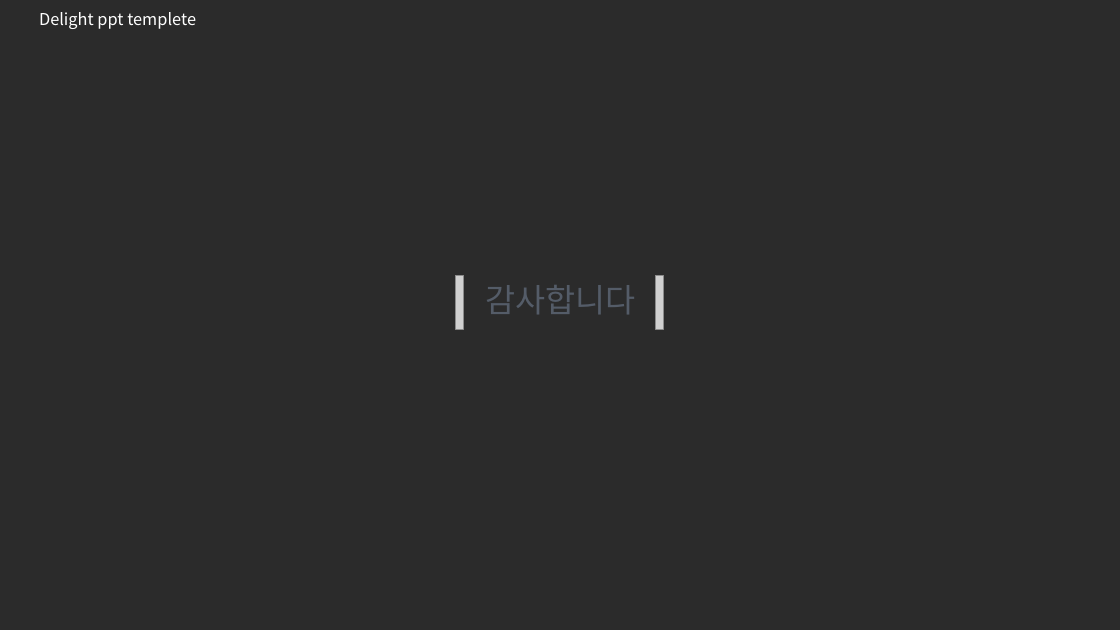
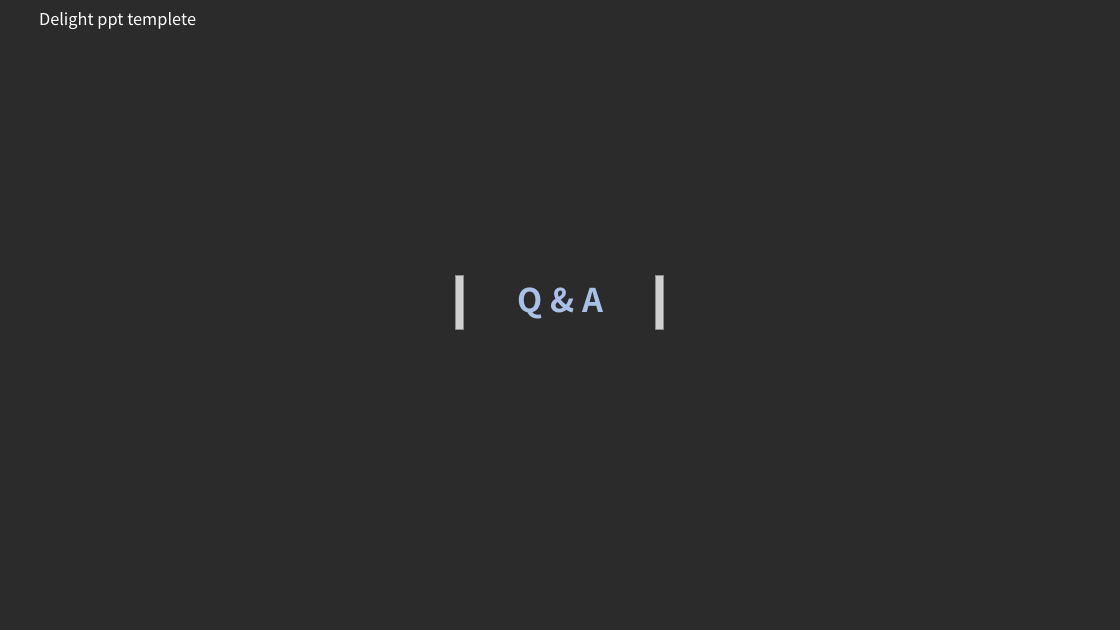
Before and after one commit to jinujeon/ICE_CAP, a slide deck: slide 8 of Docs/제안서_EDUM.pptx (slide 7 before the commit). Drawn at 1120x630 pixels with LibreOffice and Linux fonts; fonts in the diff are those of the drawing; grey boxes stand for pictures; background and template pictures are left out; a plain dark background stands for a picture behind light text. Boxes give left, top, right and bottom in pixels: in the first picture for what was removed or moved away, otherwise in the second. Text is boxed around its words. In the diff, an @@ line names an element or a change of style, - is before the commit and + after.

```diff
--- a/Docs/제안서_EDUM.pptx
+++ b/Docs/제안서_EDUM.pptx
@@ text at <box>518,287,603,319</box>: text changed; text colour #545C68 to #AAC0E6; bold on @@
-감사합니다
+Q & A
```
Also in this commit, not shown: 3 other slides changed, 1 slide added.
